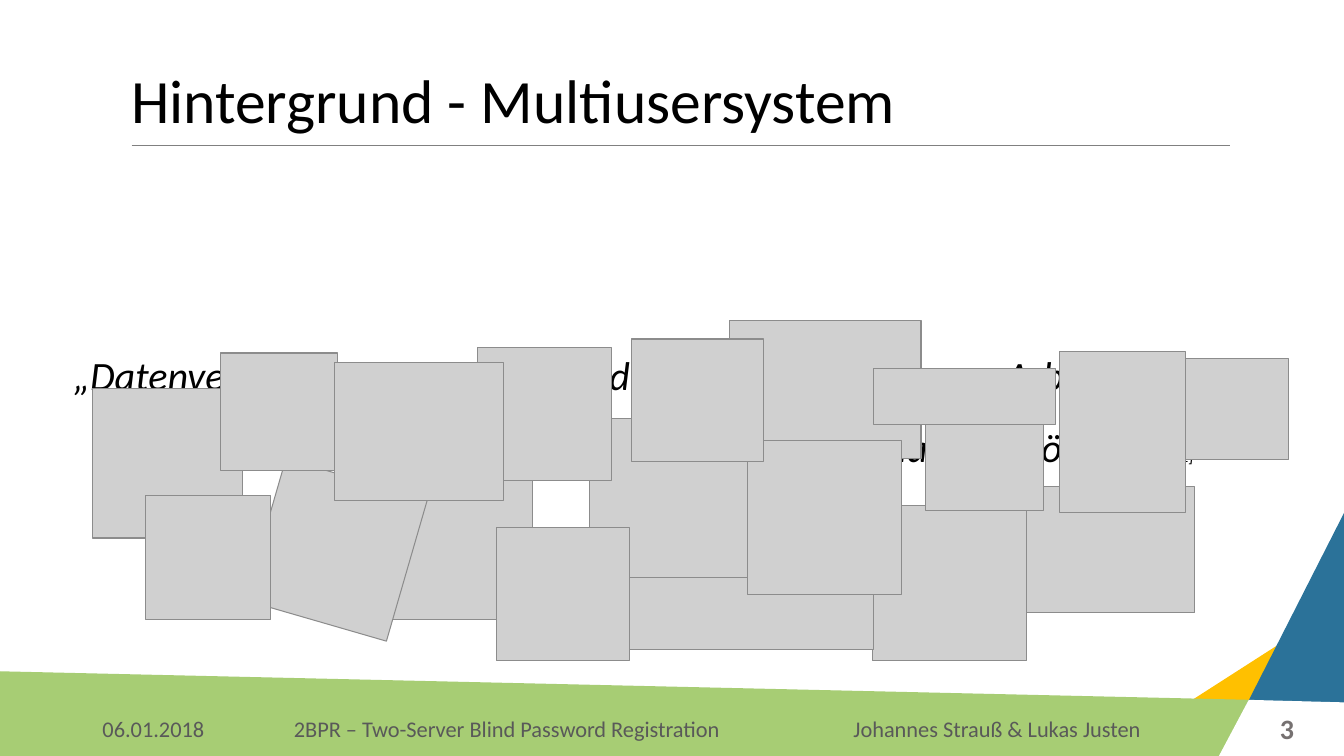
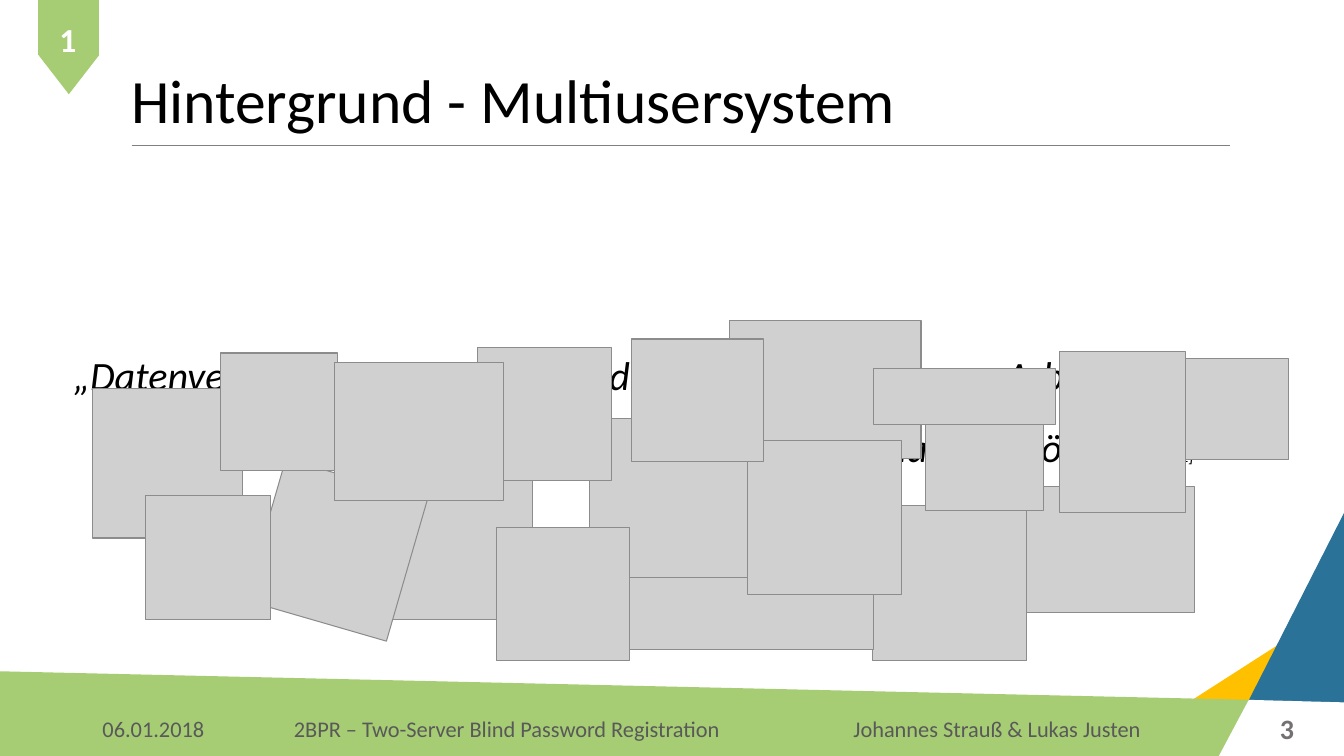
Before and after one commit to Lukas-Justen/IT-Security-2BPR, a slide deck: slide 3 of 2BPR.pptx. Drawn at 1344x756 pixels with LibreOffice and Linux fonts; fonts in the diff are those of the drawing; grey boxes stand for pictures; background and template pictures are left out. Boxes give left, top, right and bottom in pixels: in the first picture for what was removed or moved away, otherwise in the second. Text is boxed around its words. In the diff, an @@ line names an element or a change of style, - is before the commit and + after.

```diff
--- a/2BPR.pptx
+++ b/2BPR.pptx
@@ rectangle added at <box>39,0,99,54</box>, fill #A7CD74, outline #A7CD74 1 pt @@
@@ triangle added at <box>40,56,98,94</box>, fill #A7CD74, outline #A7CD74 1 pt @@
@@ text added at <box>59,30,76,52</box>, 24 pt, text #FFFFFF, bold @@
+1
```
Also in this commit, not shown: 38 other slides changed, 1 other file.
